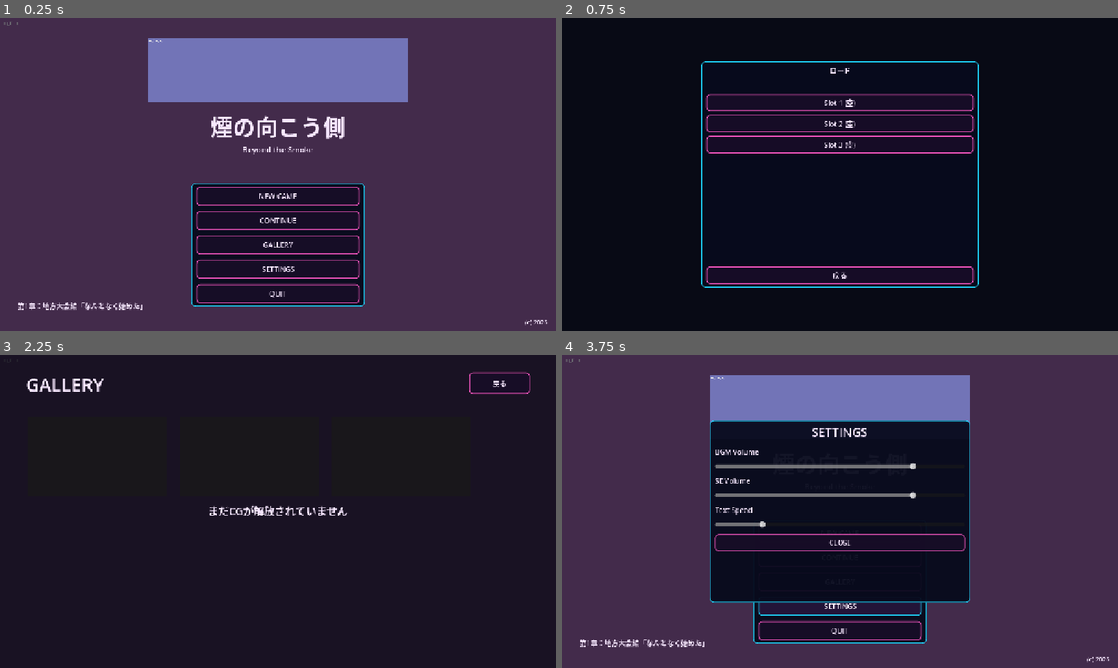
Above: before the commit, frames 1-4 (two rows, left to right).
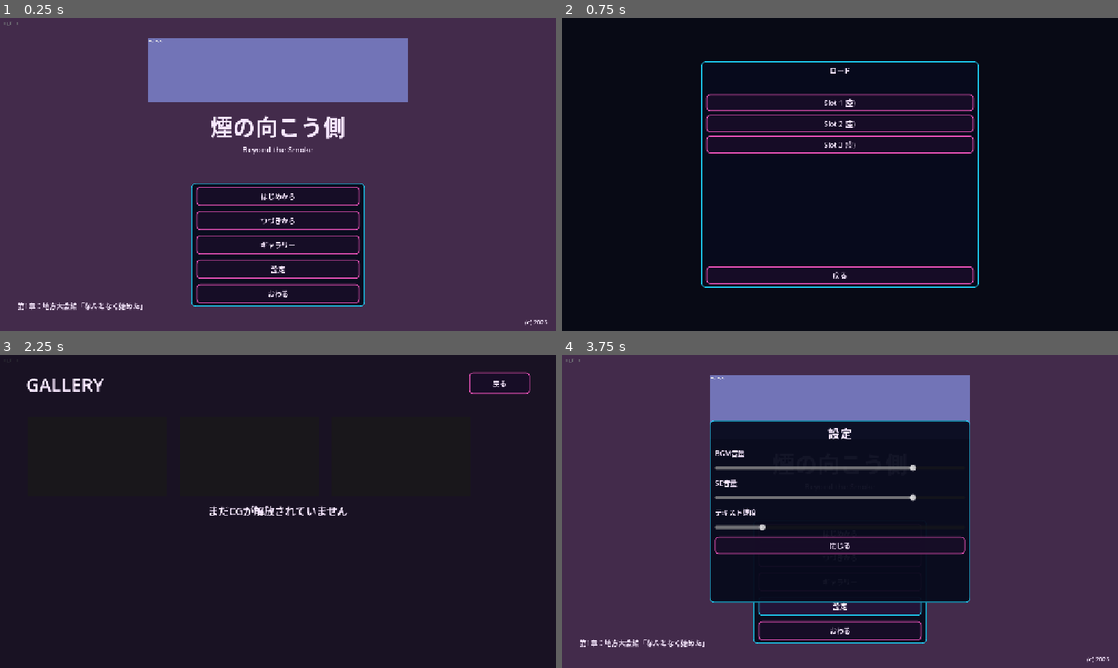
Above: after the commit, the same moments.

Repository: haseatsu114514-dot/shisha-game
Game: Godot game, scene res://scenes/title/title_screen.tscn
Same seed, same stepped clock (60 frames per second), same inputs: the game is played once before the commit and once after it.
Inputs:
- Up to frame 1 (0.25 s): no input
- Up to frame 2 (0.75 s): click "CONTINUE" (after the commit: "つづきから") at 0.5 s
- Up to frame 3 (2.25 s): click "戻る" at 1.25 s; click "GALLERY" (after the commit: "ギャラリー") at 2 s
- Up to frame 4 (3.75 s): click "戻る" at 2.75 s; click "SETTINGS" (after the commit: "設定") at 3.5 s

The runs differ from the first frame. In frame 1, 0.4% of the frame differs, in the area x 46-54%, y 56-90%; in frame 2, nothing differs; in frame 3, nothing differs; in frame 4, 2.6%, in the area x 27-73%, y 23-90%.

Commit message:
fix: 会話ウィンドウのレイアウト修正・CG表示await修正・タイトル画面日本語化
- dialogue_box.tscn: パネル上端を0.62→0.56に拡張、TextLabel最小高さを170→80に縮小
  → 「次へ」「オート」ボタンがパネル内に収まるように修正
- dialogue_box.gd: _handle_cg_commandにawaitを追加、CG tween後のadvance_button再有効化
  → show_cg/hide_cg行でのテキスト二重実行を解消
- title_screen.tscn: 全メニュー・設定ラベルを日本語に変更
  (NEW GAME→はじめから, CONTINUE→つづきから, GALLERY→ギャラリー, SETTINGS→設定, QUIT→おわる 等)

Diff:
--- a/scenes/dialogue/dialogue_box.tscn
+++ b/scenes/dialogue/dialogue_box.tscn
@@ -59,7 +59,7 @@
 [node name="DialoguePanel" type="PanelContainer" parent="."]
 layout_mode = 1
 anchor_left = 0.03
-anchor_top = 0.62
+anchor_top = 0.56
 anchor_right = 0.97
 anchor_bottom = 0.965
 
@@ -85,7 +85,7 @@
 unique_name_in_owner = true
 layout_mode = 2
 size_flags_vertical = 3
-custom_minimum_size = Vector2(0, 170)
+custom_minimum_size = Vector2(0, 80)
 theme_override_font_sizes/normal_font_size = 34
 autowrap_mode = 3
 bbcode_enabled = true
--- a/scenes/title/title_screen.tscn
+++ b/scenes/title/title_screen.tscn
@@ -71,27 +71,27 @@
 [node name="NewGameButton" type="Button" parent="MenuPanel/Menu"]
 layout_mode = 2
 custom_minimum_size = Vector2(0, 44)
-text = "NEW GAME"
+text = "はじめから"
 
 [node name="ContinueButton" type="Button" parent="MenuPanel/Menu"]
 layout_mode = 2
 custom_minimum_size = Vector2(0, 44)
-text = "CONTINUE"
+text = "つづきから"
 
 [node name="GalleryButton" type="Button" parent="MenuPanel/Menu"]
 layout_mode = 2
 custom_minimum_size = Vector2(0, 44)
-text = "GALLERY"
+text = "ギャラリー"
 
 [node name="SettingsButton" type="Button" parent="MenuPanel/Menu"]
 layout_mode = 2
 custom_minimum_size = Vector2(0, 44)
-text = "SETTINGS"
+text = "設定"
 
 [node name="QuitButton" type="Button" parent="MenuPanel/Menu"]
 layout_mode = 2
 custom_minimum_size = Vector2(0, 44)
-text = "QUIT"
+text = "おわる"
 
 [node name="InfoLabel" type="Label" parent="."]
 unique_name_in_owner = true
@@ -129,12 +129,12 @@
 [node name="SettingsTitle" type="Label" parent="SettingsPanel/SettingsContent"]
 layout_mode = 2
 theme_override_font_sizes/font_size = 28
-text = "SETTINGS"
+text = "設定"
 horizontal_alignment = 1
 
 [node name="BGMLabel" type="Label" parent="SettingsPanel/SettingsContent"]
 layout_mode = 2
-text = "BGM Volume"
+text = "BGM音量"
 
 [node name="BGMSlider" type="HSlider" parent="SettingsPanel/SettingsContent"]
 unique_name_in_owner = true
@@ -145,7 +145,7 @@
 
 [node name="SELabel" type="Label" parent="SettingsPanel/SettingsContent"]
 layout_mode = 2
-text = "SE Volume"
+text = "SE音量"
 
 [node name="SESlider" type="HSlider" parent="SettingsPanel/SettingsContent"]
 unique_name_in_owner = true
@@ -156,7 +156,7 @@
 
 [node name="TextSpeedLabel" type="Label" parent="SettingsPanel/SettingsContent"]
 layout_mode = 2
-text = "Text Speed"
+text = "テキスト速度"
 
 [node name="TextSpeedSlider" type="HSlider" parent="SettingsPanel/SettingsContent"]
 unique_name_in_owner = true
@@ -169,7 +169,7 @@
 [node name="CloseSettingsButton" type="Button" parent="SettingsPanel/SettingsContent"]
 layout_mode = 2
 custom_minimum_size = Vector2(0, 40)
-text = "CLOSE"
+text = "閉じる"
 
 [connection signal="pressed" from="MenuPanel/Menu/NewGameButton" to="." method="_on_new_game_pressed"]
 [connection signal="pressed" from="MenuPanel/Menu/ContinueButton" to="." method="_on_continue_pressed"]
--- a/scripts/ui/dialogue_box.gd
+++ b/scripts/ui/dialogue_box.gd
@@ -218,7 +218,7 @@
 
 	_clear_choices()
 
-	_handle_cg_command(line)
+	await _handle_cg_command(line)
 
 	_current_speaker = str(line.get("speaker", ""))
 	speaker_label.text = SPEAKER_NAMES.get(_current_speaker, _current_speaker)
@@ -424,6 +424,7 @@
 					_cancel_auto_advance()
 					advance_button.disabled = true
 					await tween.finished
+					advance_button.disabled = false
 					_start_typing(str(line.get("text", "")))
 					return
 	elif type == "hide_cg":
@@ -437,6 +438,7 @@
 			await tween.finished
 			cg_rect.visible = false
 			cg_rect.texture = null
+			advance_button.disabled = false
 			_start_typing(str(line.get("text", "")))
 			return
 
